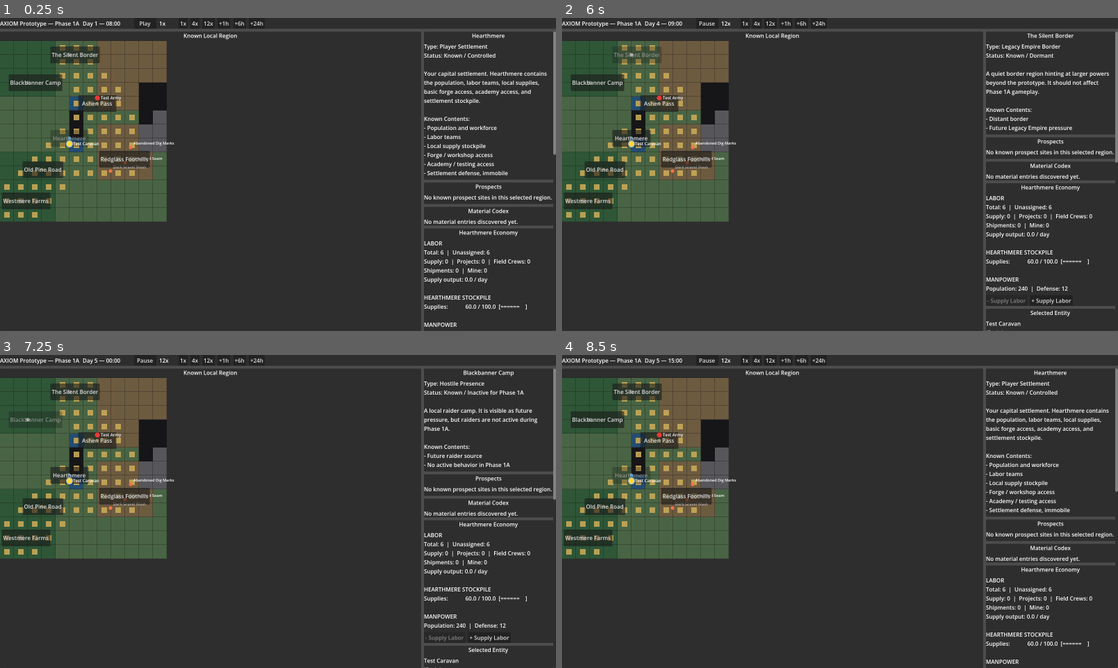
Above: before the commit, frames 1-4 (two rows, left to right).
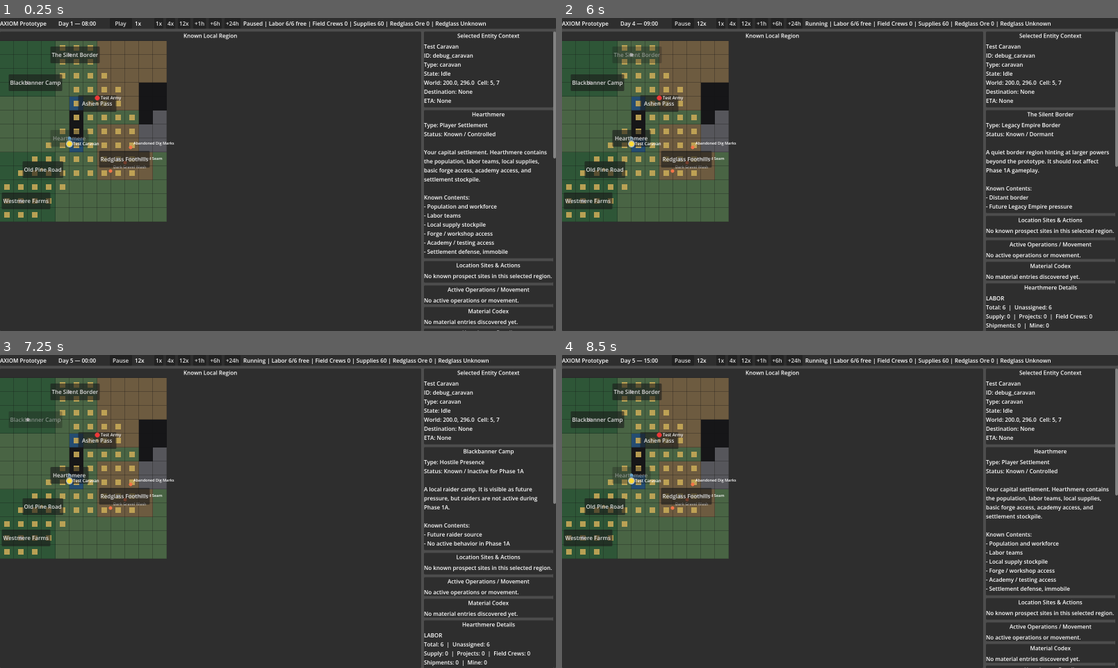
Above: after the commit, the same moments.

Repository: r3xj/axiom-prototype
Game: Godot game, scene res://scenes/Main.tscn
The game is run twice, just before and just after one commit, with the same random seed, the same clock (stepped at 60 frames per second) and the same inputs.
Inputs:
- Up to frame 1 (0.25 s): no input
- Up to frame 2 (6 s): click "Play" at 0.5 s; click "1x" at 1.25 s; click "4x" at 2 s; click "12x" at 2.75 s; click "+1h" at 3.5 s; click "+6h" at 4.25 s; click "+24h" at 5 s; click "The Silent Border" at 5.75 s
- Up to frame 3 (7.25 s): click "Blackbanner Camp" at 6.5 s
- Up to frame 4 (8.5 s): click "Ashen Pass" at 7.25 s; click "Hearthmere" at 8 s

The runs differ from the first frame. In frame 1, 6.3% of the frame differs, in the area x 8-100%, y 1-100%; in frame 2, 6.0%; in frame 3, 6.0%; in frame 4, 6.3%.

Commit message:
Reorganize prototype UI layout

Diff:
--- a/scripts/Main.gd
+++ b/scripts/Main.gd
@@ -9,6 +9,7 @@
 var time_label: Label
 var playback_button: Button
 var speed_label: Label
+var global_status_body: Label
 var info_title: Label
 var info_body: Label
 var economy_body: Label
@@ -104,8 +105,8 @@
 	top_bar.add_child(top_bar_content)
 
 	var title := Label.new()
-	title.text = "AXIOM Prototype — Phase 1A"
-	title.custom_minimum_size = Vector2(230, 0)
+	title.text = "AXIOM Prototype"
+	title.custom_minimum_size = Vector2(160, 0)
 	top_bar_content.add_child(title)
 
 	time_label = Label.new()
@@ -150,6 +151,12 @@
 	advance_24h_button.text = "+24h"
 	advance_24h_button.pressed.connect(_advance_hours.bind(24))
 	top_bar_content.add_child(advance_24h_button)
+
+	global_status_body = Label.new()
+	global_status_body.text = ""
+	global_status_body.size_flags_horizontal = Control.SIZE_EXPAND_FILL
+	global_status_body.autowrap_mode = TextServer.AUTOWRAP_WORD_SMART
+	top_bar_content.add_child(global_status_body)
 
 
 func _build_body(parent: Control) -> void:
@@ -215,13 +222,12 @@
 	side_panel.add_theme_constant_override("separation", 8)
 	side_scroll.add_child(side_panel)
 
+	_build_selected_entity_panel(side_panel)
 	_build_region_info_panel(side_panel)
 	_build_prospects_panel(side_panel)
+	_build_projects_panel(side_panel)
 	_build_codex_panel(side_panel)
 	_build_economy_panel(side_panel)
-	_build_selected_entity_panel(side_panel)
-	_build_projects_panel(side_panel)
-	_build_shipments_panel(side_panel)
 	_build_event_log_panel(side_panel)
 
 	if DEBUG_MODE:
@@ -239,7 +245,7 @@
 	info_panel.add_child(info_content)
 
 	info_title = Label.new()
-	info_title.text = "Select a region"
+	info_title.text = "Selected Location"
 	info_title.horizontal_alignment = HORIZONTAL_ALIGNMENT_CENTER
 	info_content.add_child(info_title)
 
@@ -265,7 +271,7 @@
 	prospects_panel.add_child(prospects_content)
 
 	var prospects_title := Label.new()
-	prospects_title.text = "Prospects"
+	prospects_title.text = "Location Sites & Actions"
 	prospects_title.horizontal_alignment = HORIZONTAL_ALIGNMENT_CENTER
 	prospects_content.add_child(prospects_title)
 
@@ -291,7 +297,7 @@
 	economy_panel.add_child(economy_content)
 
 	var economy_title := Label.new()
-	economy_title.text = "Hearthmere Economy"
+	economy_title.text = "Hearthmere Details"
 	economy_title.horizontal_alignment = HORIZONTAL_ALIGNMENT_CENTER
 	economy_content.add_child(economy_title)
 
@@ -327,7 +333,7 @@
 	projects_panel.add_child(projects_content)
 
 	var projects_title := Label.new()
-	projects_title.text = "Active Projects / Movement"
+	projects_title.text = "Active Operations / Movement"
 	projects_title.horizontal_alignment = HORIZONTAL_ALIGNMENT_CENTER
 	projects_content.add_child(projects_title)
 
@@ -348,7 +354,7 @@
 	selected_panel.add_child(selected_content)
 
 	var selected_title := Label.new()
-	selected_title.text = "Selected Entity"
+	selected_title.text = "Selected Entity Context"
 	selected_title.horizontal_alignment = HORIZONTAL_ALIGNMENT_CENTER
 	selected_content.add_child(selected_title)
 
@@ -461,6 +467,7 @@
 
 func _refresh_all_ui() -> void:
 	_refresh_time_label()
+	_refresh_global_status_bar()
 	_refresh_region_panel()
 	_refresh_region_buttons()
 	_refresh_prospects_panel()
@@ -483,6 +490,38 @@
 		playback_button.text = "Play" if SimClock.is_paused else "Pause"
 	if speed_label:
 		speed_label.text = "%.0fx" % SimClock.speed_multiplier
+	_refresh_global_status_bar()
+
+
+func _refresh_global_status_bar() -> void:
+	if not global_status_body:
+		return
+
+	var total_labor_teams: int = GameState.get_total_labor_teams()
+	var unassigned_labor_teams: int = _get_unassigned_labor_teams()
+	var field_crew_labor_teams: int = GameState.get_field_crew_labor_teams()
+	var stockpile: Dictionary = GameState.hearthmere["stockpile"]
+	var supplies: float = StockpileSystem.get_good_amount(stockpile, "supplies")
+	var redglass_ore: float = StockpileSystem.get_good_amount(stockpile, "redglass_ore")
+	var redglass_status: String = "Unknown"
+	if CodexSystem.redglass_tested:
+		redglass_status = "Tested"
+	elif CodexSystem.redglass_known:
+		redglass_status = "Known"
+
+	var playback_text: String = "Paused" if SimClock.is_paused else "Running"
+	global_status_body.text = (
+		"%s | Labor %d/%d free | Field Crews %d | Supplies %.0f | Redglass Ore %.0f | Redglass %s"
+		% [
+			playback_text,
+			unassigned_labor_teams,
+			total_labor_teams,
+			field_crew_labor_teams,
+			supplies,
+			redglass_ore,
+			redglass_status,
+		]
+	)
 
 
 func _refresh_region_panel() -> void:
@@ -711,18 +750,22 @@
 
 
 func _refresh_projects_panel() -> void:
-	if ProjectSystem.active_projects.is_empty():
-		projects_body.text = "No active projects or crews."
+	if ProjectSystem.active_projects.is_empty() and LogisticsSystem.active_shipments.is_empty():
+		projects_body.text = "No active operations or movement."
 		return
 
 	var text := ""
 	for project in ProjectSystem.active_projects:
 		text += "%s\n" % _format_project_activity(project)
+	for shipment in LogisticsSystem.active_shipments:
+		text += "%s\n" % _format_shipment_activity(shipment)
 
 	projects_body.text = text.strip_edges()
 
 
 func _refresh_shipments_panel() -> void:
+	if not shipments_body:
+		return
 	if LogisticsSystem.active_shipments.is_empty():
 		shipments_body.text = "No active shipments."
 		return
@@ -1006,7 +1049,7 @@
 	debug_panel.add_child(debug_content)
 
 	var debug_title := Label.new()
-	debug_title.text = "[DEBUG] Debug Tools"
+	debug_title.text = "Debug Tools / Map Inspector"
 	debug_title.horizontal_alignment = HORIZONTAL_ALIGNMENT_CENTER
 	debug_content.add_child(debug_title)
 
